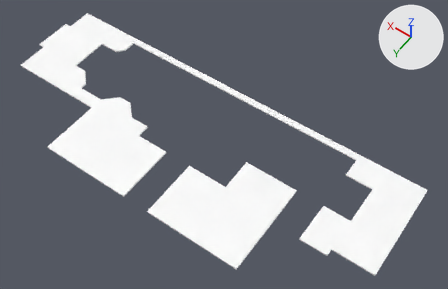
An edit to the FBX model Assets/Models/Crossing/Crossing_Buildings/Crossing_Plaza/Plaza_Curb.fbx, drawn before and after from the same camera.
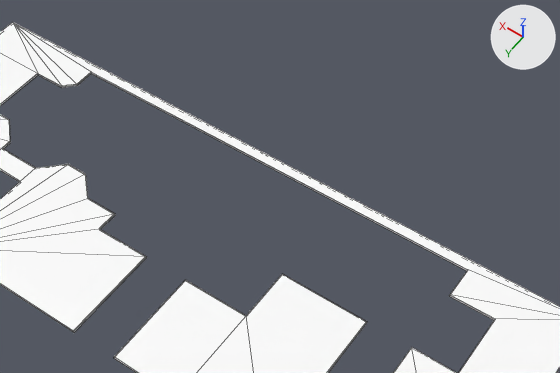
There are two pictures of each version: one whole from a camera (50 mm lens) standing at (-2.09, 2.75, 4.1) and looking at (-0.21, 0.13, -0.02), one close up on the part from 18% to 92% of the width and 0% to 76% of the height. The axes (+X, +Y, +Z) are drawn at upper right. The lights are the same throughout. The close-ups show mesh edges as thin lines. Where no turn or scale is listed for an object, it has been applied to the vertices.

The first close-up shows 'Plaza_Curb'.
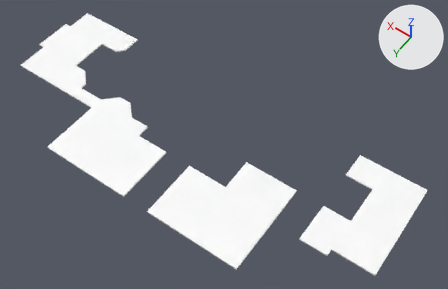
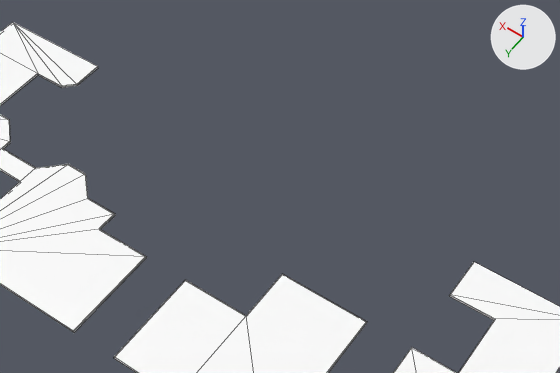
Commit message: Plaza Walk update

Changed parts and their boxes (x1, y1, x2, y2) in the close-ups (560 x 373 px):
part 1 of me_mesh, cut back: (13, 22, 560, 316) in both

Patch to the scene script:
```diff
--- a/Assets/Models/Crossing/Crossing_Buildings/Crossing_Plaza/Plaza_Curb.fbx.py
+++ b/Assets/Models/Crossing/Crossing_Buildings/Crossing_Plaza/Plaza_Curb.fbx.py
@@ me_mesh @@
 me_mesh.from_pydata(...)  # 113 vertices, 98 faces; spans x -1.86..1.86, y -0.72..0.72, z -0.01..0.01
 # used by ob_plaza_curb; location = (0.06, 0.297, -0.003)
 # verts and faces of me_mesh; kept vertices keep their numbers, new ones are numbered from 113
 # before: 6 (1.8, -0.72, 0.01) at pixel (12, 22), 12 (-1.86, -0.72, 0.01), 16 (1.14, -0.66, -0.01) at pixel (91, 73), 42 (1.8, -0.72, -0.01) at pixel (13, 23), 44 (-1.86, -0.72, -0.01)
 # before: 49 (-1.26, -0.66, -0.01) at pixel (467, 271), 60 (1.14, -0.66, 0.01) at pixel (91, 71), 61 (1.14, -0.66, 0.0) at pixel (91, 72), 101 (-1.26, -0.66, 0.01) at pixel (468, 269), 102 (-1.26, -0.66, 0.0) at pixel (467, 269)
+# me_mesh part 1
+delete_faces([(6, 12, 44, 42), (60, 61, 102, 101), (6, 60, 101, 12), (16, 49, 102, 61)])
+for i in [16, 49, 60, 61, 101, 102]: verts[i] += (0.0, -0.06, 0.0)
 me_mesh.materials.append(mat_plaza_lift_pad_environment)
```
